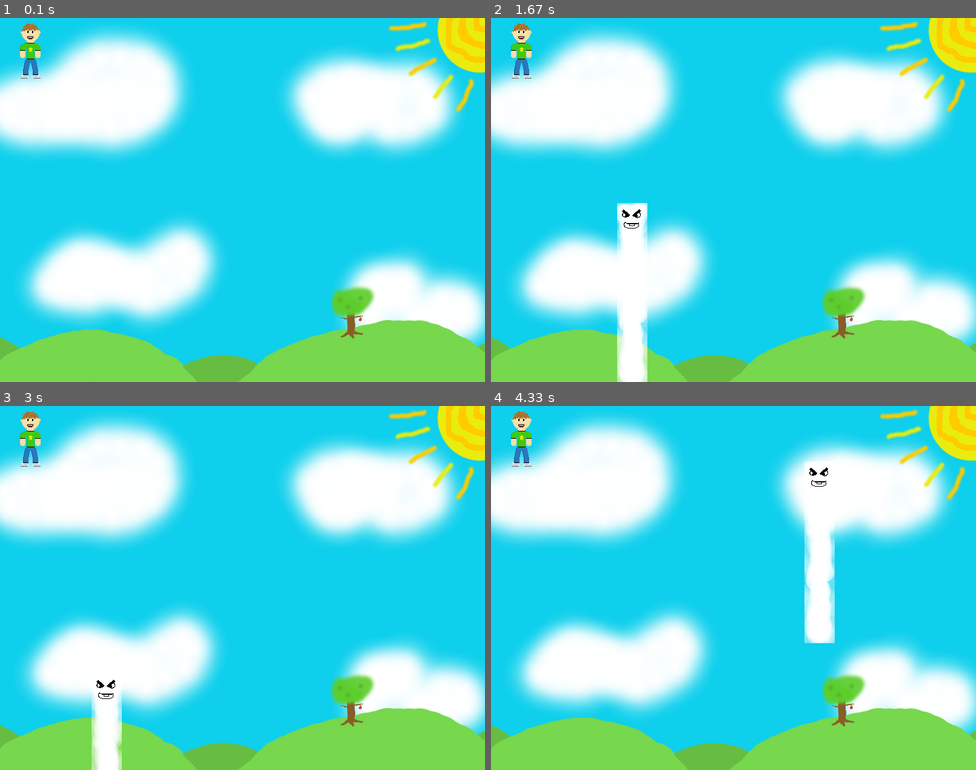
Above: before the commit, frames 1-4 (two rows, left to right).
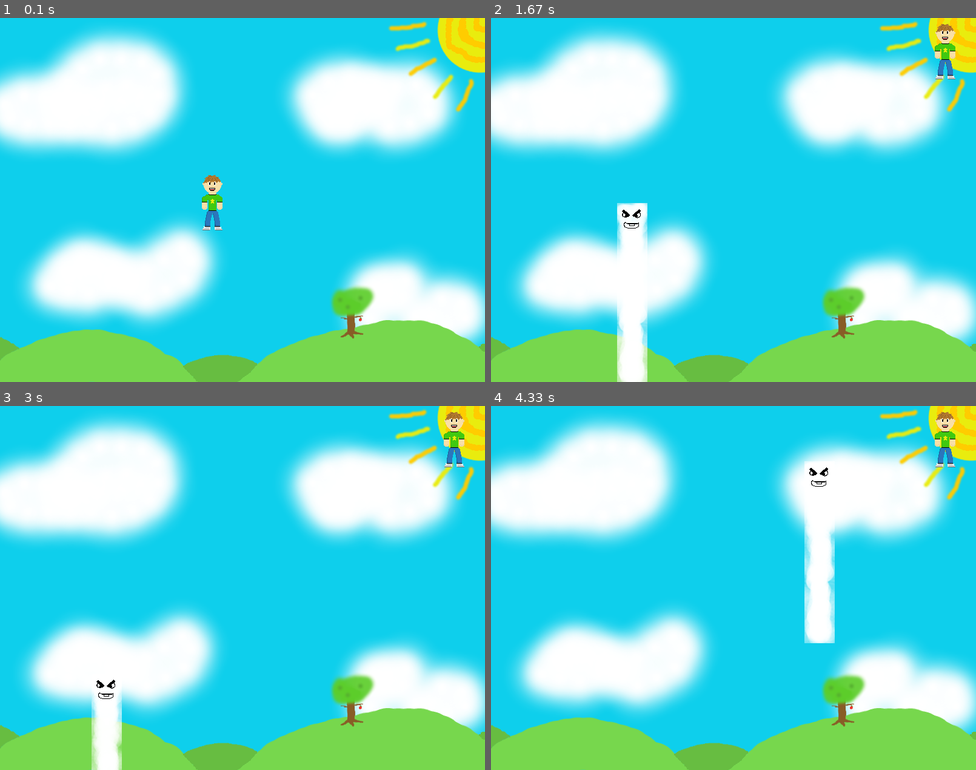
Above: after the commit, the same moments.

Repository: joguri/JoshuaPygame
Game: pygame game, started from lesson_6.py
Same seed, same stepped clock (60 frames per second), same inputs: the game is played once before the commit and once after it.
Inputs (mouse positions are in pixels of both pictures, inside the frame that each line leads up to):
- Up to frame 1 (0.1 s): no input
- Up to frame 2 (1.67 s): hold Right 0.33-0.8 s; click (714, 214) at 0.88 s; hold Up 1.17-1.47 s; move the mouse to (888, 189) at 1.2 s; click (617, 203) at 1.55 s
- Up to frame 3 (3 s): click (291, 668) at 1.88 s; move the mouse to (92, 533) at 2.17 s; click (92, 533) at 2.33 s; move the mouse to (92, 675) at 2.63 s; click (92, 675) at 2.92 s
- Up to frame 4 (4.33 s): move the mouse to (806, 460) at 3.33 s; click (806, 460) at 3.68 s; move the mouse to (912, 715) at 4.17 s

The runs differ from the first frame. In frame 1, 0.9% of the frame differs, in the area x 4-46%, y 1-59%; in frame 2, 0.9%; in frame 3, 0.9%; in frame 4, 0.9%.

Commit message:
End of lesson 6

Diff:
--- /dev/null
+++ b/item.py
@@ -0,0 +1,19 @@
+import pygame
+
+pygame.mixer.init()
+smack = pygame.mixer.Sound("Smack.ogg")
+class Item:
+    def __init__ (self,fileName):
+        self.img=pygame.image.load(fileName)
+        self.rec=self.img.get_rect()
+    def update (self,screen):
+        screen.blit(self.img,self.rec)
+    def moveIn (self,container,x,y):
+        if container.rec.contains(self.rec):
+            self.rec.move_ip( [x,y] )
+            if  not container.rec.contains(self.rec):
+                self.rec.move_ip( [-x,-y])
+                smack.play()
+    def place(self,x,y):
+        self.rec.x=x
+        self.rec.y=y
--- a/lesson_6.py
+++ b/lesson_6.py
@@ -1,57 +1,31 @@
-import pygame , sys
+import pygame , item
 
 screen = pygame.display.set_mode( (800,600) )
 
-background = pygame.image.load("Sky.png")
-backgroundRect = background.get_rect()
-screen.blit(background,backgroundRect)
-
 pygame.key.set_repeat(200, 1)
 
+bg=item.Item("Sky.png")
+bg.update(screen)
 
-person = pygame.image.load("MR_bob.png")
-personRect = person.get_rect()
-screen.blit(person,personRect)
+bob = item.Item("MR_bob.png")
+bob.place(300, 250)
+bob.update(screen)
 
-wall = pygame.image.load("Blocking_cloud.png")
-wallRect = wall.get_rect()
-# screen.blit(wall,wallRect)
-
-pygame.mixer.init()
-smack = pygame.mixer.Sound("Smack.ogg")
+wall = item.Item("Blocking_cloud.png")
 
 pygame.display.flip()
 
-def Moveit():
-	i = 0
-	while (i < 20):
-		personMove(1,1)
-		processTick()
-		i = i + 1
-
 def processTick():
-	screen.blit(background,backgroundRect)
-	screen.blit(wall,wallRect)
-	screen.blit(person,personRect)
+	bg.update(screen)
+	wall.update(screen)
+	bob.update(screen)
 	pygame.display.flip()
 
 def mouseClicked():
 	pos = pygame.mouse.get_pos()
-	wallRect.x = pos[0]
-	wallRect.y = pos[1]
+	wall.rec.x = pos[0]
+	wall.rec.y = pos[1]
 	processTick()
-
-def personMove(x,y):
-	if backgroundRect.contains(personRect):
-		personRect.move_ip( [x,y] )
-		if  not backgroundRect.contains(personRect):
-			personRect.move_ip( [-x,-y])
-			smack.play()
-		if personRect.colliderect(wallRect):
-			personRect.move_ip( [-x,-y])
-			smack.play()
-
-
 
 while 1==1:
 	for event in pygame.event.get():
@@ -60,19 +34,18 @@
 		if event.type==pygame.QUIT:
 			exit()
 		if event.type==pygame.KEYDOWN and event.key == pygame.K_UP:
-			personMove( 0,-3 )
+			bob.moveIn(bg, 0,-3 )
 			processTick()
 		if event.type==pygame.KEYDOWN and event.key == pygame.K_DOWN:
-			personMove( 0,3 )
+			bob.moveIn(bg, 0,3 )
 			processTick()
 		if event.type==pygame.KEYDOWN and event.key == pygame.K_RIGHT:
-			personMove( 3,0 )
+			bob.moveIn(bg, 3,0 )
 			processTick()
 		if event.type==pygame.KEYDOWN and event.key == pygame.K_LEFT:
-			personMove( -3,0 )
+			bob.moveIn(bg, -3,0 )
 			processTick()
-		if event.type==pygame.KEYDOWN and event.key == pygame.K_SPACE:
-			Moveit()
+
 		if event.type==pygame.MOUSEBUTTONDOWN:
 			mouseClicked()
 
Not shown, added: .project
Not shown, added: .pydevproject
Not shown, added: item.pyc
